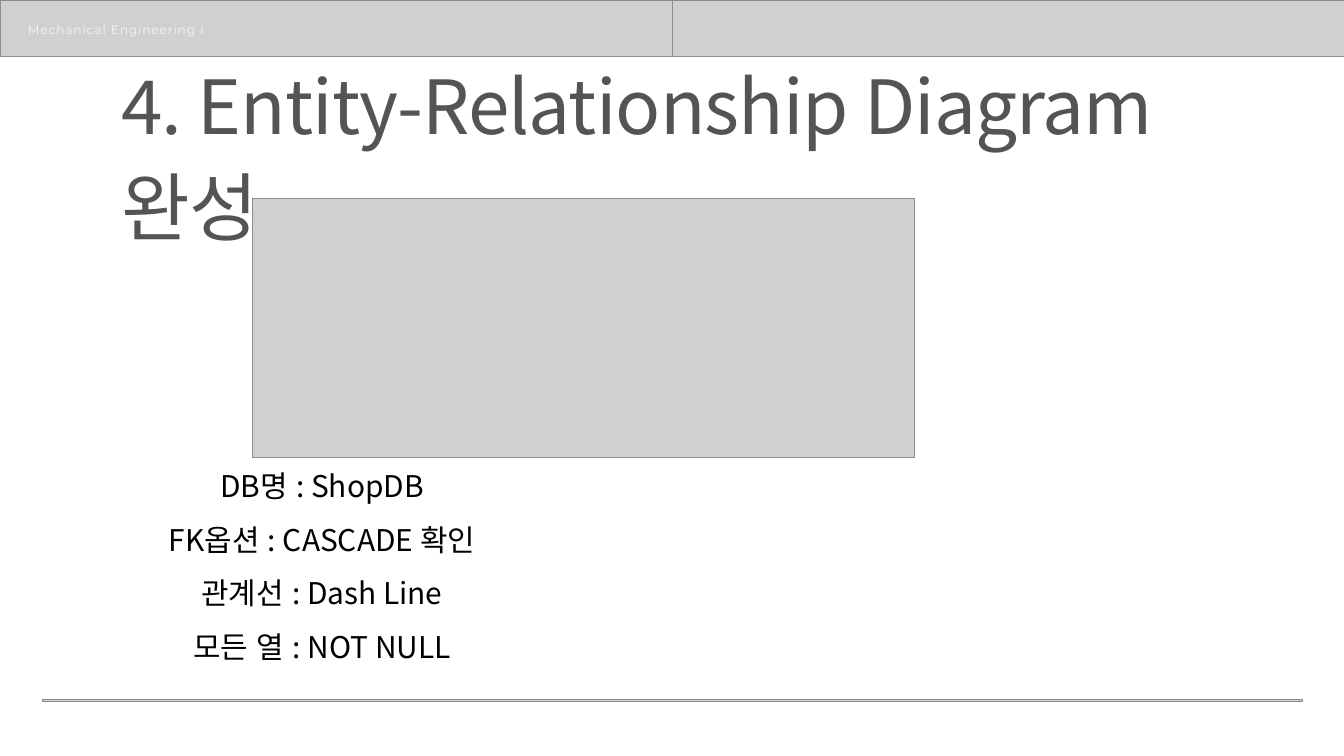
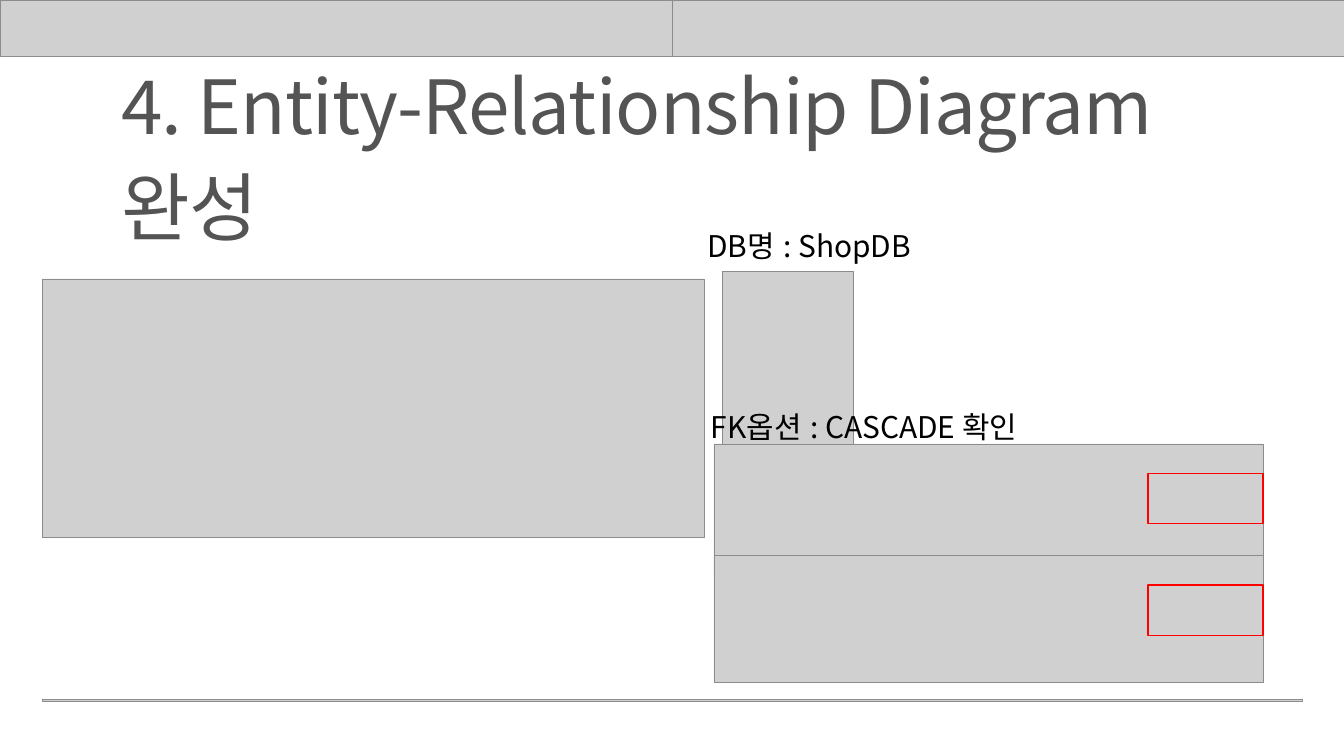
Before and after one commit to rombird/LEELEELIM, a slide deck: slide 22 of 응용SW기초기술활용.pptx (slide 21 before the commit). Drawn at 1344x756 pixels with LibreOffice and Linux fonts; fonts in the diff are those of the drawing; grey boxes stand for pictures. Boxes give left, top, right and bottom in pixels: in the first picture for what was removed or moved away, otherwise in the second. Text is boxed around its words. In the diff, an @@ line names an element or a change of style, - is before the commit and + after.

```diff
--- a/응용SW기초기술활용.pptx
+++ b/응용SW기초기술활용.pptx
@@ text removed at box(28, 21, 195, 38) @@
-Mechanical Engineering Lab
@@ text added at box(707, 232, 911, 264), 32 pt, text #000000 @@
+DB명 : ShopDB
@@ picture: place and size @@
-picture at box(252, 199, 914, 458)
+picture at box(42, 279, 704, 538)
@@ picture added at box(722, 271, 853, 468) @@
@@ text "FK옵션 : CASCADE 확인": place and size @@
-text "FK옵션 : CASCADE 확인" at box(169, 472, 475, 660)
+text "FK옵션 : CASCADE 확인" at box(711, 408, 1017, 446)
@@ picture added at box(714, 444, 1263, 577) @@
@@ text at box(220, 472, 424, 504): paragraph removed @@
-DB명 : ShopDB
@@ rectangle added at box(1148, 473, 1263, 523), outline #FF0000 1.5 pt @@
@@ picture added at box(714, 556, 1263, 683) @@
@@ text at box(193, 579, 451, 660): paragraphs removed @@
-관계선 : Dash Line
-모든 열 : NOT NULL
@@ rectangle added at box(1148, 585, 1263, 636), outline #FF0000 1.5 pt @@
```
Also in this commit, not shown: 9 other slides changed, 2 slides added, 1 other file.
